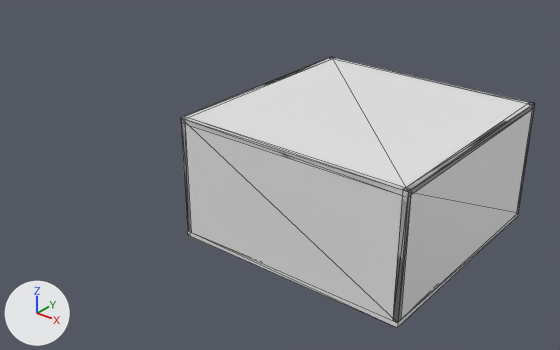
One commit to the glTF model src/Models/FigurarEnviroment.glb: the scene before it, then after it.
Before and after are seen from a 50 mm lens placed at (7.69, -12.19, 8.07), pointed at (-2.07, 0.02, 0.5). The lights are fixed; the arrows at lower left show +X, +Y and +Z. Mesh edges are drawn as thin lines. Where no turn or scale is listed for an object, it has been applied to the vertices. Vertices at the same position are counted once.

The scene before the commit, as lines of its bpy script (objects in view):
```python
me_floor = bpy.data.meshes.new('Floor')
me_floor.from_pydata(...)  # a box spanning x -2.5..2.5, y -2.5..2.5, z -0.05..0.05
me_floor_001 = bpy.data.meshes.new('Floor.001')
me_floor_001.from_pydata(...)  # a box spanning x -2.5..2.5, y -0.05..0.05, z -1.25..1.25
# before: 0 (-2.5, -0.05, 1.25) at pixel (180, 117), 1 (-2.5, 0.05, 1.25) at pixel (184, 116), 2 (-2.5, 0.05, -1.25), 3 (-2.5, -0.05, -1.25) at pixel (187, 230), 4 (2.5, -0.05, 1.25) at pixel (408, 191)
# before: 5 (2.5, 0.05, 1.25) at pixel (411, 189), 6 (2.5, -0.05, -1.25) at pixel (397, 322), 7 (2.5, 0.05, -1.25) at pixel (400, 319)
me_floor_003 = bpy.data.meshes.new('Floor.003')
me_floor_003.from_pydata(...)  # a box spanning x -0.05..0.05, y -2.5..2.5, z -1.25..1.25
# before: 0 (0.05, -2.5, 1.25) at pixel (408, 191), 1 (-0.05, -2.5, 1.25) at pixel (402, 189), 2 (-0.05, -2.5, -1.25) at pixel (392, 320), 3 (0.05, -2.5, -1.25) at pixel (397, 322), 4 (0.05, 2.5, 1.25) at pixel (534, 103)
# before: 5 (-0.05, 2.5, 1.25) at pixel (529, 102), 6 (0.05, 2.5, -1.25) at pixel (518, 212), 7 (-0.05, 2.5, -1.25)
me_floor_004 = bpy.data.meshes.new('Floor.004')
me_floor_004.from_pydata(...)  # a box spanning x -0.05..0.05, y -2.5..2.5, z -1.25..1.25
me_floor_005 = bpy.data.meshes.new('Floor.005')
me_floor_005.from_pydata(...)  # a box spanning x -2.5..2.5, y -2.5..2.5, z -0.05..0.05
# before: 0 (-2.5, 2.5, 0.05) at pixel (331, 56), 1 (-2.5, 2.5, -0.05), 2 (-2.5, -2.5, -0.05) at pixel (181, 122), 3 (-2.5, -2.5, 0.05) at pixel (180, 117), 4 (2.5, 2.5, 0.05) at pixel (534, 103)
# before: 5 (2.5, 2.5, -0.05) at pixel (533, 108), 6 (2.5, -2.5, 0.05) at pixel (408, 191), 7 (2.5, -2.5, -0.05) at pixel (407, 197)
ob_floor = bpy.data.objects.new('Floor', me_floor)
ob_floor.location = (0.0, 0.0, 0.0)
ob_roof = bpy.data.objects.new('Roof', me_floor_005)
ob_roof.location = (0.0, 0.0, 2.5)
ob_wall_1 = bpy.data.objects.new('Wall_1', me_floor_001)
ob_wall_1.location = (0.0, -2.45, 1.3)
ob_wall_2 = bpy.data.objects.new('Wall_2', me_floor_004)
ob_wall_2.location = (-2.45, 0.0, 1.3)
ob_wall_3 = bpy.data.objects.new('Wall_3', me_floor_003)
ob_wall_3.location = (2.45, 0.0, 1.3)
```
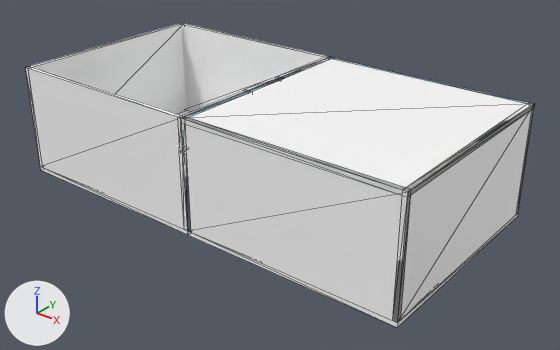
Boxes [x1, y1, x2, y2] around the edits, measured in the pictures (560 x 350 px; the box of a moved part takes in the faces that stretch with it):
'Wall_4.001', added
    after: [26, 67, 188, 231]
'Wall_3.001', added
    after: [26, 23, 187, 149]
'Wall_1.001', added
    after: [179, 23, 330, 111]
'Floor.001', added
    after: [40, 110, 190, 235]
'Wall_2', reshaped
    before: [181, 57, 334, 232]
    after: [181, 57, 332, 232]
'Wall_2.001', added
    after: [177, 56, 329, 198]
part 1 of me_floor_001, moved or reshaped
    before: [181, 119, 408, 321]
    after: [181, 118, 408, 323]
part 2 of me_floor_001, recoloured
    both: [182, 117, 411, 322]
part 3 of me_floor_003, moved or reshaped
    before: [398, 103, 535, 321]
    after: [398, 105, 533, 321]
part 4 of me_floor_003, recoloured
    before: [393, 103, 534, 323]
    after: [393, 106, 529, 319]
part 5 of me_floor_004, added
    after: [181, 57, 332, 232]
part 6 of me_floor_005, moved or reshaped
    before: [181, 58, 532, 191]
    after: [181, 57, 534, 191]
part 7 of me_floor_005, recoloured
    before: [182, 106, 532, 195]
    after: [181, 106, 532, 196]

Patch to the scene script:
```diff
--- a/src/Models/FigurarEnviroment.glb.py
+++ b/src/Models/FigurarEnviroment.glb.py
@@ me_floor_001 @@
 me_floor_001.from_pydata(...)  # 8 vertices, 12 faces; spans x -2.5..2.5, y -0.05..0.05, z -1.25..1.25
 # verts and faces of me_floor_001; kept vertices keep their numbers, new ones are numbered from 8
+# me_floor_001 part 1
+delete_faces([(1, 5, 2), (2, 5, 7), (0, 6, 4), (0, 3, 6)])
+faces += [(1, 5, 7), (1, 7, 2), (0, 3, 4), (3, 6, 4)]
+# me_floor_001 part 2: 8 faces spanning x -2.5..2.5, y -0.05..0.05, z -1.25..1.25 switch from no material to mat_wallsmaterial (white #ffffff)
@@ me_floor_003 @@
 me_floor_003.from_pydata(...)  # 8 vertices, 12 faces; spans x -0.05..0.05, y -2.5..2.5, z -1.25..1.25
 # verts and faces of me_floor_003; kept vertices keep their numbers, new ones are numbered from 8
+# me_floor_003 part 3
+delete_faces([(1, 5, 2), (2, 5, 7), (0, 6, 4), (0, 3, 6)])
+faces += [(1, 5, 7), (1, 7, 2), (0, 3, 4), (3, 6, 4)]
+# me_floor_003 part 4: 8 faces spanning x -0.05..0.05, y -2.5..2.5, z -1.25..1.25 switch from no material to mat_wallsmaterial (white #ffffff)
@@ me_floor_004 @@
-me_floor_004.from_pydata(...)  # 8 vertices, 12 faces; spans x -0.05..0.05, y -2.5..2.5, z -1.25..1.25
+me_floor_004.from_pydata(...)  # 60 vertices, 116 faces; spans x -0.05..0.08, y -2.5..2.5, z -1.25..1.25
+# me_floor_004 part 5: 52 vertices added at x -0.05..0.08, y -2.5..2.5, z -1.25..1.25
+me_floor_004.materials.append(mat_coloredmaterial)  # picture img_imphenziapalette01
@@ me_floor_005 @@
 me_floor_005.from_pydata(...)  # 8 vertices, 12 faces; spans x -2.5..2.5, y -2.5..2.5, z -0.05..0.05
 # verts and faces of me_floor_005; kept vertices keep their numbers, new ones are numbered from 8
+# me_floor_005 part 6
+delete_faces([(1, 5, 2), (2, 5, 7), (0, 6, 4), (0, 3, 6)])
+faces += [(3, 6, 4), (0, 3, 4), (1, 7, 2), (1, 5, 7)]
+# me_floor_005 part 7: 8 faces spanning x -2.5..2.5, y -2.5..2.5, z -0.05..0.05 switch from no material to mat_wallsmaterial (white #ffffff)
@@ ob_wall_2_001 @@
+ob_wall_2_001 = bpy.data.objects.new('Wall_2.001', me_floor_011)  # 60 vertices, 118 faces; spans x -0.08..0.05, y -2.5..2.5, z -1.25..1.25; in mat_coloredmaterial (picture img_imphenziapalette01)
+ob_wall_2_001.location = (-2.55, 0.0, 1.3)
@@ ob_wall_3_001 @@
+ob_wall_3_001 = bpy.data.objects.new('Wall_3.001', me_floor_010)  # a box spanning x -0.05..0.05, y -2.5..2.5, z -1.25..1.25; in mat_wallsmaterial (white #ffffff)
+ob_wall_3_001.location = (-7.45, 0.0, 1.3)
@@ ob_wall_4_001 @@
+ob_wall_4_001 = bpy.data.objects.new('Wall_4.001', me_floor_009)  # a box spanning x -2.5..2.5, y -0.05..0.05, z -1.25..1.25; in mat_wallsmaterial (white #ffffff)
+ob_wall_4_001.location = (-5.0, -2.45, 1.3)
@@ ob_wall_1_001 @@
+ob_wall_1_001 = bpy.data.objects.new('Wall_1.001', me_floor_009.copy())
+ob_wall_1_001.location = (-5.0, 2.45, 1.3)
@@ ob_floor_001 @@
+ob_floor_001 = bpy.data.objects.new('Floor.001', me_floor_007)  # a box spanning x -2.5..2.5, y -2.5..2.5, z -0.05..0.05; in mat_wallsmaterial (white #ffffff)
+ob_floor_001.location = (-5.0, 0.0, 0.0)
```
